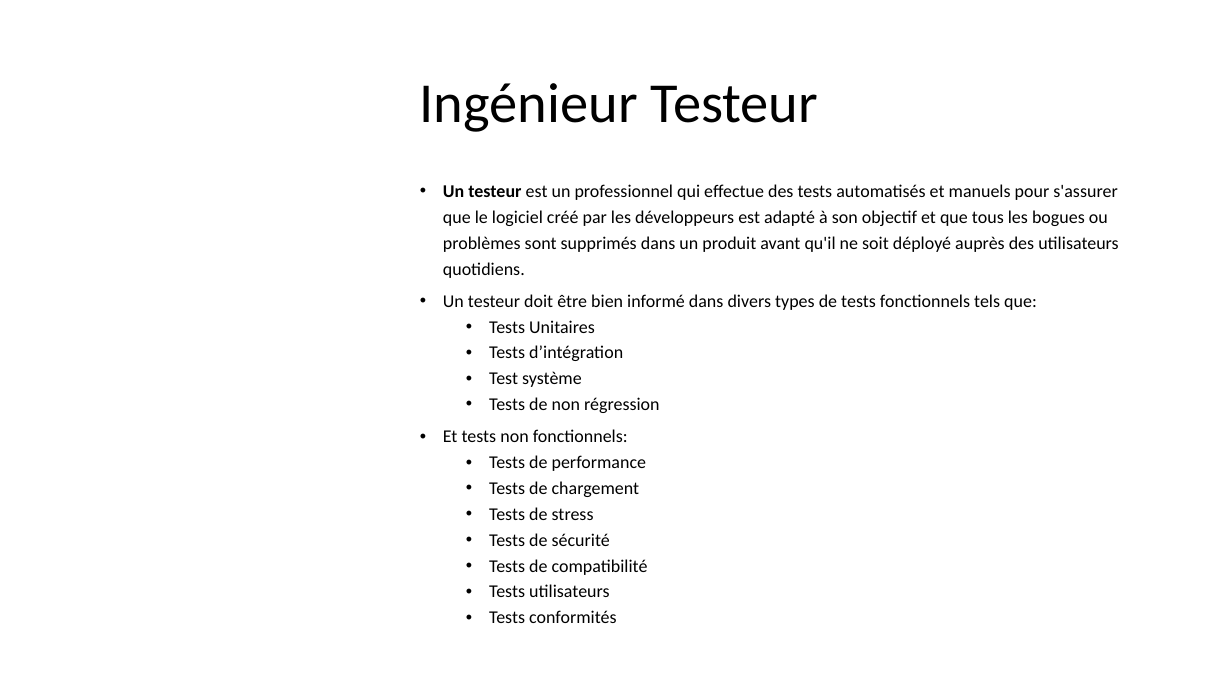
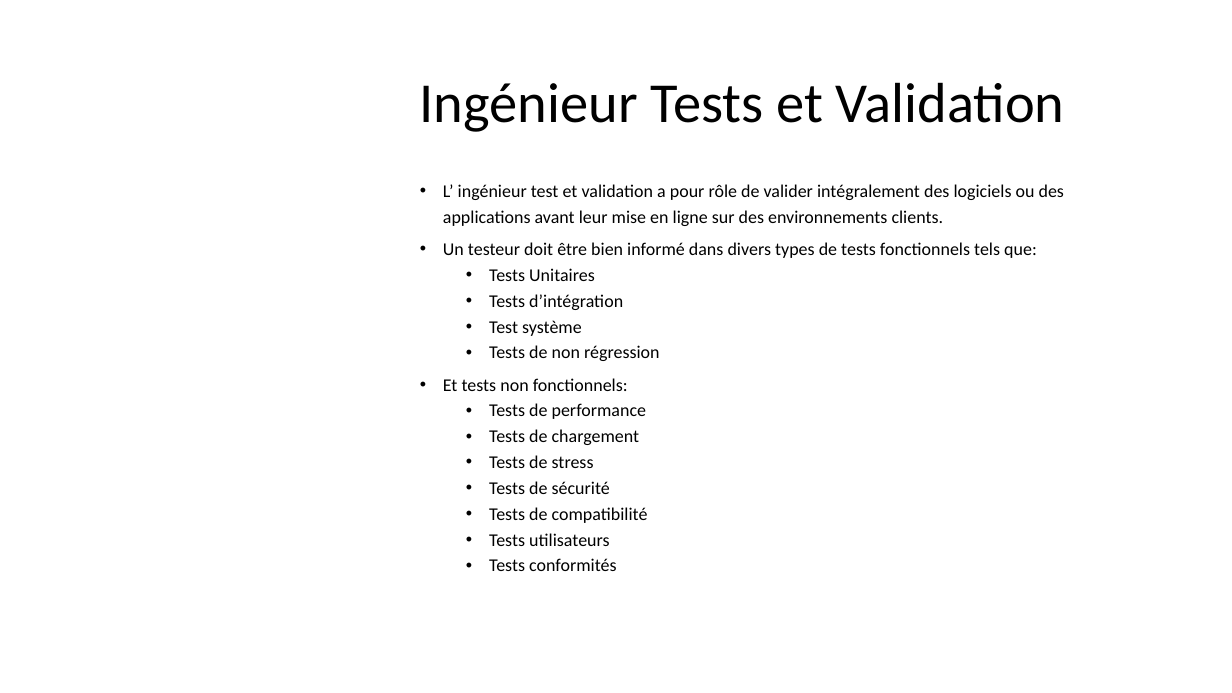
Before and after one commit to Solifred38/cv, a slide deck: slide 21 of Profiles_jobs_it.pptx (slide 15 before the commit). Drawn at 1232x693 pixels with LibreOffice and Linux fonts; fonts in the diff are those of the drawing; background and template pictures are left out. Boxes give left, top, right and bottom in pixels: in the first picture for what was removed or moved away, otherwise in the second. Text is boxed around its words. In the diff, an @@ line names an element or a change of style, - is before the commit and + after.

```diff
--- a/Profiles_jobs_it.pptx
+++ b/Profiles_jobs_it.pptx
@@ title at (x1=420, y1=82, x2=1065, y2=132): text changed @@
-Ingénieur Testeur
+Ingénieur Tests et Validation
@@ text at (x1=443, y1=184, x2=1064, y2=226): text changed @@
-• Un testeur est un professionnel qui effectue des tests automatisés et manuels pour s'assurer que le logiciel créé par les développeurs est adapté à son objectif et que tous les bogues ou problèmes sont supprimés dans un produit avant qu'il ne soit déployé auprès des utilisateurs quotidiens.
+• L’ ingénieur test et validation a pour rôle de valider intégralement des logiciels ou des applications avant leur mise en ligne sur des environnements clients.
```
Also in this commit, not shown: 19 other slides changed, 15 slides added.
